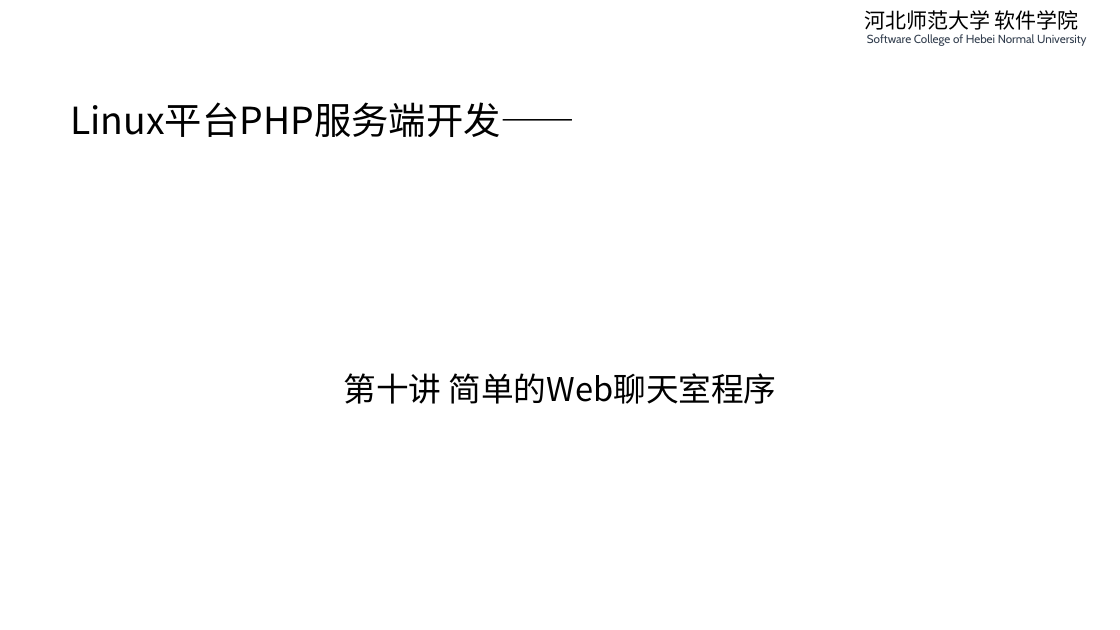
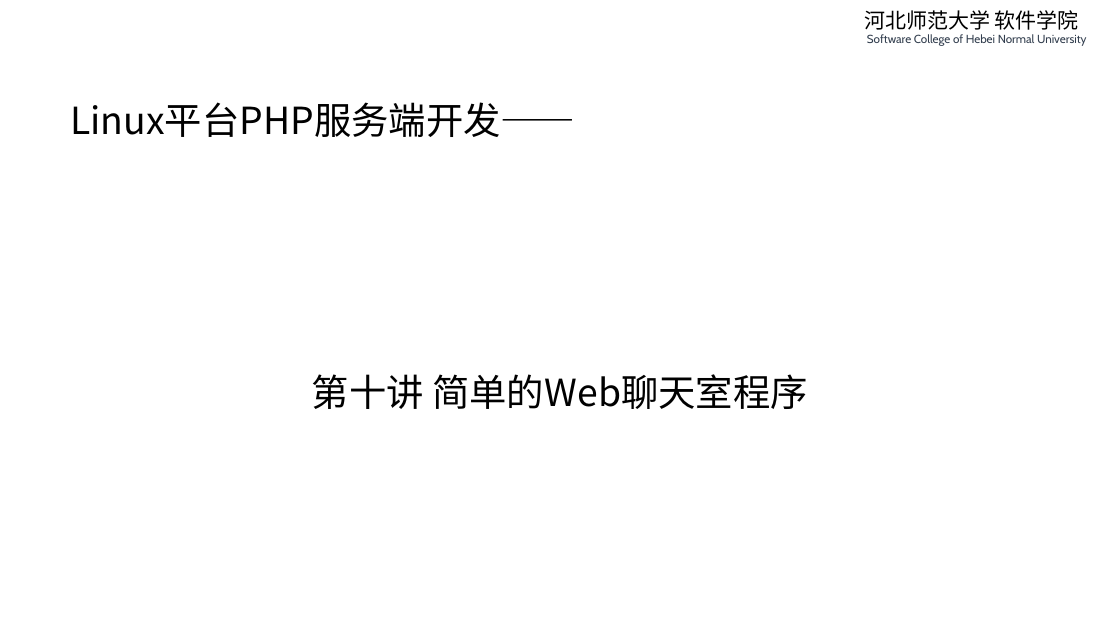
Before and after one commit to edu2act/course-php-serverside-development-on-linux, a slide deck: slide 1 of materials/slides/ch10-swoole-message-server.pptx. Drawn at 1120x630 pixels with LibreOffice and Linux fonts; fonts in the diff are those of the drawing. Boxes give left, top, right and bottom in pixels: in the first picture for what was removed or moved away, otherwise in the second. Text is boxed around its words. In the diff, an @@ line names an element or a change of style, - is before the commit and + after.

```diff
--- a/materials/slides/ch10-swoole-message-server.pptx
+++ b/materials/slides/ch10-swoole-message-server.pptx
@@ text at (312,374,808,409): size 28 to 32 pt in "第十讲 简单的Web聊天室程序" @@
```
Also in this commit, not shown: 9 other slides changed, 1 slide added, 3 other files.
